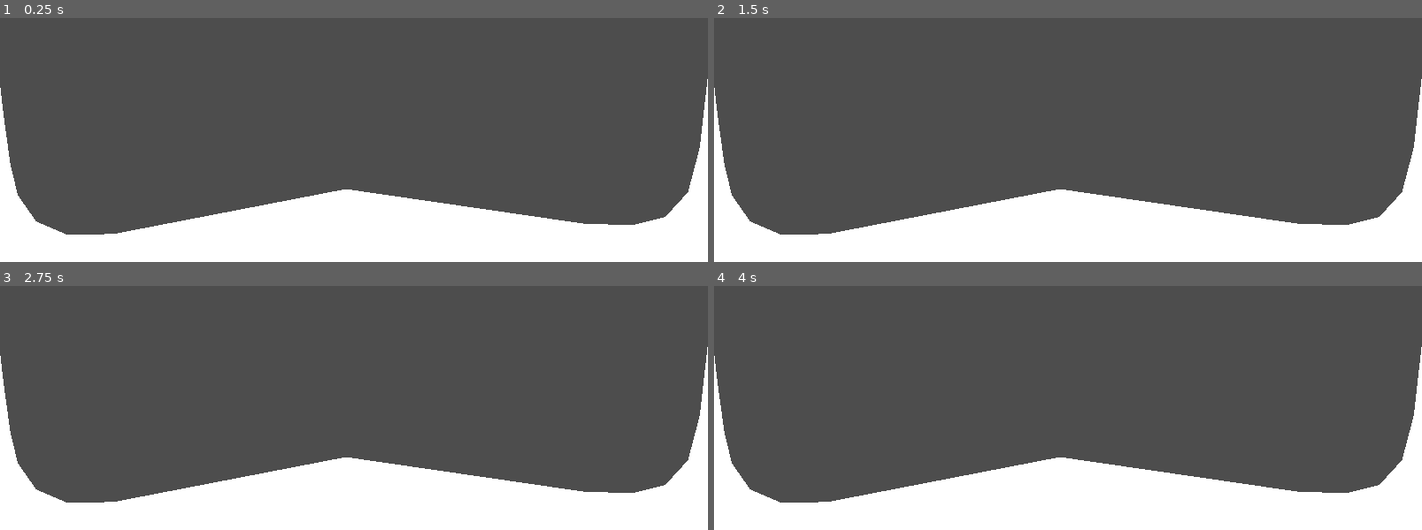
Above: before the commit, frames 1-4 (two rows, left to right).
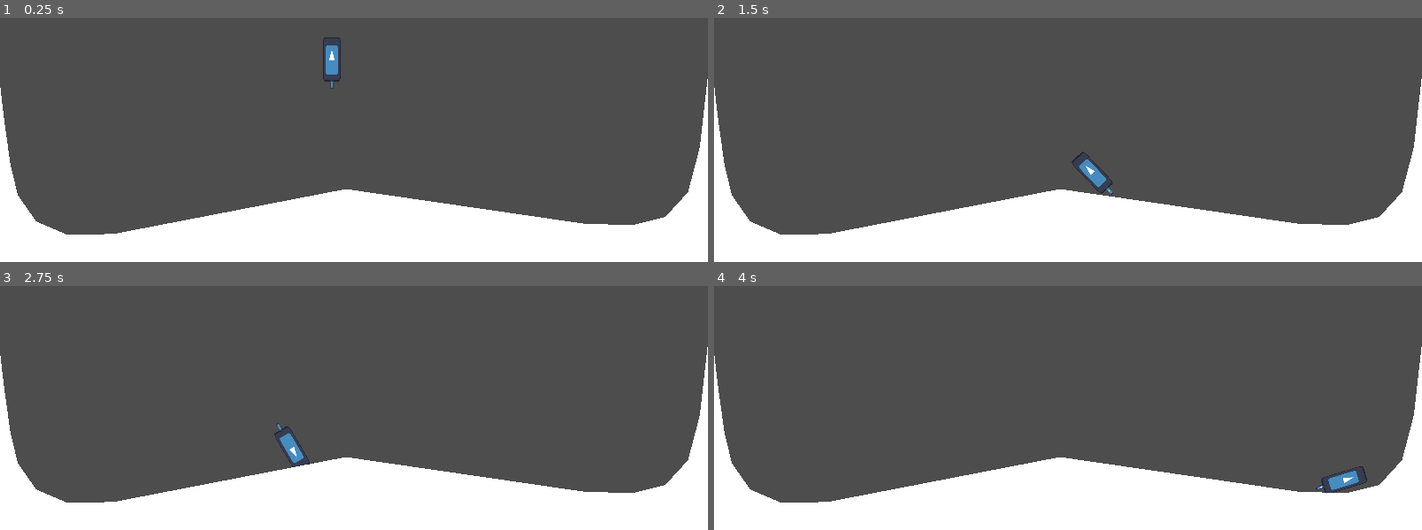
Above: after the commit, the same moments.

Repository: jarsnow/pogo_godot
Game: Godot game, scene res://scenes/main.tscn
Two runs of this game, one before a commit and one after it. Both use one fixed random seed, a clock stepped at 60 frames per second and the inputs below. The engine's default icon, where the game draws it, is replaced by a stand-in: a white triangle on a blue panel in a dark square.
Inputs:
- Up to frame 1 (0.25 s): no input
- Up to frame 2 (1.5 s): hold D (turn_clockwise) 0.53-1.28 s; tap Space (jump) at 0.77, 1.07 s; tap A (turn_counterclockwise) at 0.8, 1.35 s
- Up to frame 3 (2.75 s): tap Space (jump) at 1.52, 1.55, 1.82, 2.1 s; hold D (turn_clockwise) from 2.03 s (still down)
- Up to frame 4 (4 s): release D (turn_clockwise) at 2.78 s; tap D (turn_clockwise) at 2.85 s; tap Space (jump) at 3.02, 3.32, 3.77, 3.8 s; tap A (turn_counterclockwise) at 3.05 s; hold A (turn_counterclockwise) from 3.53 s (still down)

The runs differ from the first frame. In frame 1, 0.3% of the frame differs, in the area x 45-49%, y 7-29%; in frame 2, 0.3%; in frame 3, 0.3%; in frame 4, 0.3%.

Commit message:
adding more gameplay elements

Diff:
--- a/scenes/main.tscn
+++ b/scenes/main.tscn
@@ -1,8 +1,11 @@
-[gd_scene load_steps=4 format=3 uid="uid://d1sle448q3qa8"]
+[gd_scene load_steps=5 format=3 uid="uid://d1sle448q3qa8"]
 
 [ext_resource type="Script" path="res://scripts/main.gd" id="1_j5k7r"]
 [ext_resource type="PackedScene" uid="uid://cfg0qt71lmmd8" path="res://scenes/player.tscn" id="1_l87f0"]
 [ext_resource type="PackedScene" uid="uid://by06c856ll3jb" path="res://scenes/collision_map.tscn" id="2_rkduw"]
+
+[sub_resource type="CircleShape2D" id="CircleShape2D_eo2h5"]
+radius = 1.0
 
 [node name="Main" type="Node2D"]
 script = ExtResource("1_j5k7r")
@@ -11,3 +14,22 @@
 position = Vector2(450, 305)
 
 [node name="CollisionMap" parent="." instance=ExtResource("2_rkduw")]
+
+[node name="PlayerPinJoint" type="PinJoint2D" parent="."]
+position = Vector2(450, 324)
+node_a = NodePath("../Player")
+node_b = NodePath("../FootAnchor")
+disable_collision = false
+
+[node name="FootAnchor" type="StaticBody2D" parent="."]
+position = Vector2(450, 324)
+collision_layer = 0
+collision_mask = 0
+
+[node name="Shape" type="CollisionShape2D" parent="FootAnchor"]
+scale = Vector2(10, 10)
+shape = SubResource("CircleShape2D_eo2h5")
+debug_color = Color(0.903985, 0.304085, 0.0876326, 0.42)
+
+[connection signal="ground_player" from="Player" to="." method="_on_player_ground_player"]
+[connection signal="unground_player" from="Player" to="." method="_on_player_unground_player"]
--- a/scenes/player.tscn
+++ b/scenes/player.tscn
@@ -1,6 +1,7 @@
-[gd_scene load_steps=4 format=3 uid="uid://cfg0qt71lmmd8"]
+[gd_scene load_steps=5 format=3 uid="uid://cfg0qt71lmmd8"]
 
 [ext_resource type="Script" path="res://scripts/player.gd" id="1_5u2mb"]
+[ext_resource type="Texture2D" uid="uid://78idod2x4s4x" path="res://assets/icon.svg" id="2_xhjof"]
 
 [sub_resource type="CapsuleShape2D" id="CapsuleShape2D_d851h"]
 radius = 6.0
@@ -10,18 +11,30 @@
 height = 6.0
 
 [node name="Player" type="RigidBody2D"]
+gravity_scale = 0.7
 script = ExtResource("1_5u2mb")
 jump_power = 400
 
 [node name="BodyHitbox" type="CollisionShape2D" parent="."]
-position = Vector2(0, -9.53674e-07)
+scale = Vector2(2, 2)
 shape = SubResource("CapsuleShape2D_d851h")
 
+[node name="Sprite2D" type="Sprite2D" parent="BodyHitbox"]
+position = Vector2(7.62939e-06, 0.0468803)
+scale = Vector2(0.09375, 0.235107)
+texture = ExtResource("2_xhjof")
+
 [node name="PogoHitbox" type="CollisionShape2D" parent="."]
-position = Vector2(0, 17)
+position = Vector2(0, 34)
+scale = Vector2(2, 2)
 shape = SubResource("CapsuleShape2D_qg2lq")
 
+[node name="Sprite2D" type="Sprite2D" parent="PogoHitbox"]
+position = Vector2(0, 7.15256e-07)
+scale = Vector2(-0.0158085, 0.0473715)
+texture = ExtResource("2_xhjof")
+
 [node name="FootPoint" type="Node2D" parent="."]
-position = Vector2(0, 20)
+position = Vector2(0, 38)
 
 [connection signal="body_shape_entered" from="." to="." method="_on_body_shape_entered"]
--- a/scripts/main.gd
+++ b/scripts/main.gd
@@ -6,29 +6,23 @@
 
 # Called when the node enters the scene tree for the first time.
 func _ready():
-
-	# connect ground / unground of the player to functions in the main script
-	$Player.ground_player.connect(_on_player_ground)
-	$Player.unground_player.connect(_on_player_unground)
+	pass
 
 
 # Called every frame. 'delta' is the elapsed time since the previous frame.
 func _process(delta):
 	pass
 
-func _on_player_ground():
-	print("grounded!")
+func _on_player_ground_player():
+	# move joint and anchor to the foot position
+	$PlayerPinJoint.set_global_position($Player/FootPoint.get_global_position())
+	$FootAnchor.set_global_position($Player/FootPoint.get_global_position())
 
-	# attach player to ground
-	pin_joint = PinJoint2D.new()
-	add_child(pin_joint)
+	# renable pin joint
+	$PlayerPinJoint.set_node_a(NodePath("../Player"))
+	$PlayerPinJoint.set_node_b(NodePath("../FootAnchor"))
 
-	pin_joint.position = $Player/FootPoint.position
-
-	# make a temporary rigidbody 2d to attach
-	pin_helper = StaticBody2D.new()
-	add_child(pin_helper)
-
-
-func _on_player_unground():
-	print("ungrounded!")
+func _on_player_unground_player():
+	# disable the pin joint for the player
+	$PlayerPinJoint.set_node_a(NodePath(""))
+	$PlayerPinJoint.set_node_b(NodePath(""))
--- a/scripts/player.gd
+++ b/scripts/player.gd
@@ -5,15 +5,15 @@
 
 var grounded: bool = false
 @export var jump_power: int = 500
-@export var rotation_power: int = 200000
+@export var rotation_power: int = 40000
 
 # Called when the node enters the scene tree for the first time.
 func _ready():
 	grounded = false
+	emit_signal("unground_player")
 
 	# set to true in order to differentiate between body/pogo collisions
 	# max_contacts_reported needs to also be >= 1
-
 	contact_monitor = true
 	max_contacts_reported = 2
 
@@ -23,12 +23,24 @@
 
 # Called every frame. 'delta' is the elapsed time since the previous frame.
 func _process(delta):
-	pass
+
+	# test reset
+	if Input.is_action_just_pressed("reset"):
+		handle_grounded_change(true)
 
 func handle_input(delta):
 	# check for body collision if grounded OR
 	# check for body and pogo collision if ungrounded
 
+	# rotation
+	var turn_dir = 0
+	if Input.is_action_pressed("turn_clockwise"):
+		turn_dir += 1
+	if Input.is_action_pressed("turn_counterclockwise"):
+		turn_dir -= 1
+
+	turn_dir *= rotation_power
+	apply_torque(turn_dir)
 
 	if grounded:
 		# jump
@@ -51,8 +63,17 @@
 
 	# emit signal to attach player to the ground
 	if new_grounded:
+		# change center of mass
+		#set_center_of_mass($FootPoint.get_position())
+
+		# disable the hitbox for the pogo
+		#$PogoHitbox.set_deferred("disabled", true)
+
 		emit_signal("ground_player")
 	else:
+		# testing
+		#$PogoHitbox.set_deferred("disabled", false)
+		#set_center_of_mass($BodyHitbox.get_position())
 		emit_signal("unground_player")
 
 	# update player
Not shown, added: .gitignore.txt
